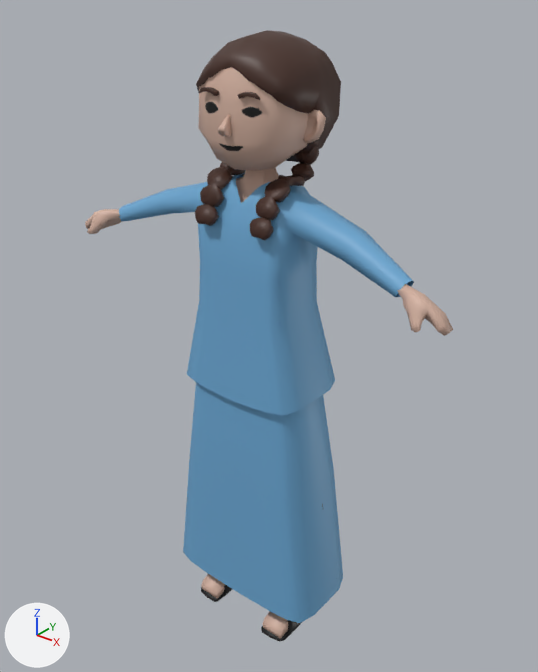
The FBX model Assets/Character/Kak Pia/Kak Pia AR.fbx, before and after one commit.
Both versions are drawn from a camera (50 mm lens) standing at (1.88, -2.33, 2.97) and looking at (-0.02, 0.05, 1.5). The axes (+X, +Y, +Z) are drawn at lower left. The lights are the same throughout. The first picture is the older version. Where no turn or scale is listed for an object, it has been applied to the vertices.

Names of what the first picture shows: 'Baju kurung'.
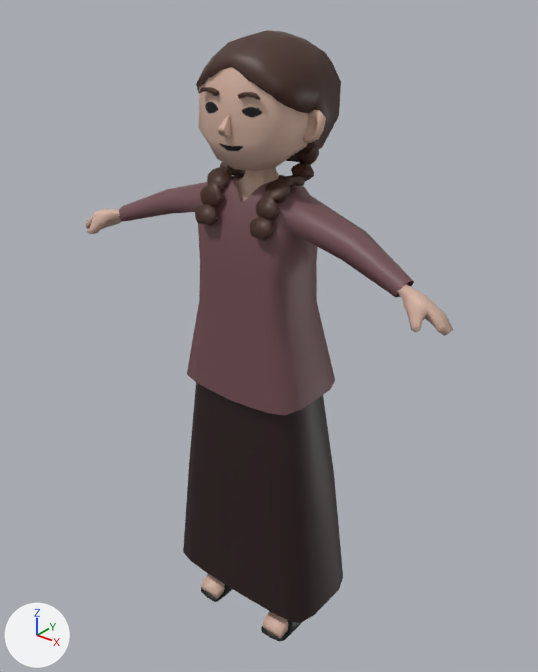
The change, as JSON lines over the scene's bpy script:
```json
{"op": "add", "block": "img_texture_kaka2_png", "code": ["img_texture_kaka2_png = load_image('texture_kaka2.png', '../../Prefabs/NPCPrefabs/texture_npc/texture_kaka2.png', 1024, 1024, 'sRGB')"]}
{"op": "set", "path": "mat_texture_kapia.texture", "old": "img_texture_kapia_png", "new": "img_texture_kaka2_png", "note": "with its transparency -> not seen"}
```

Location of each change, (x1, y1, x2, y2) in pixels of the pictures (538 x 672 px):
```json
{"object": "Baju kurung", "change": "surface changed", "before": [116, 171, 414, 626], "after": [116, 171, 414, 626], "on screen": "darker"}
```
